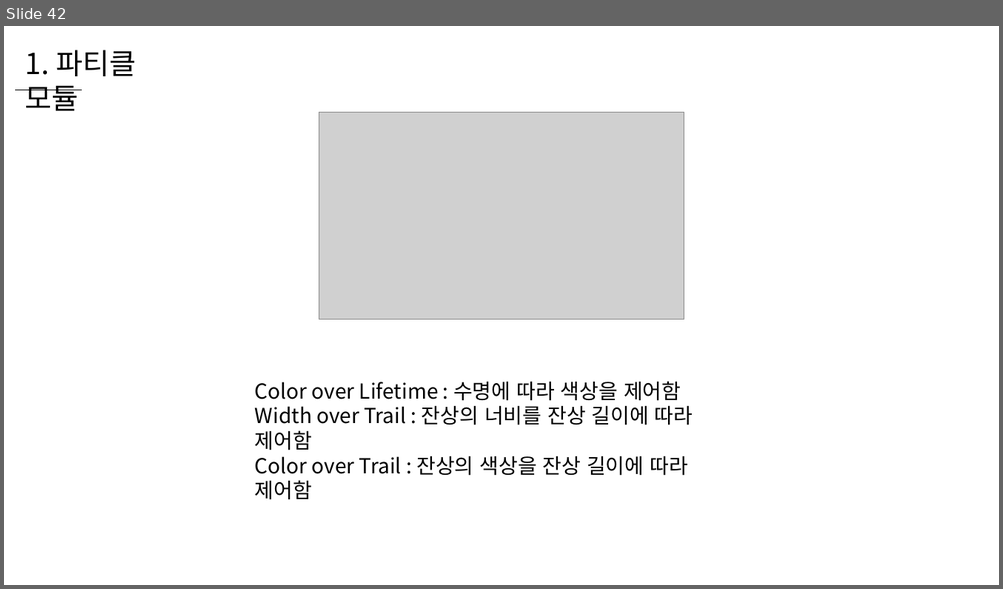
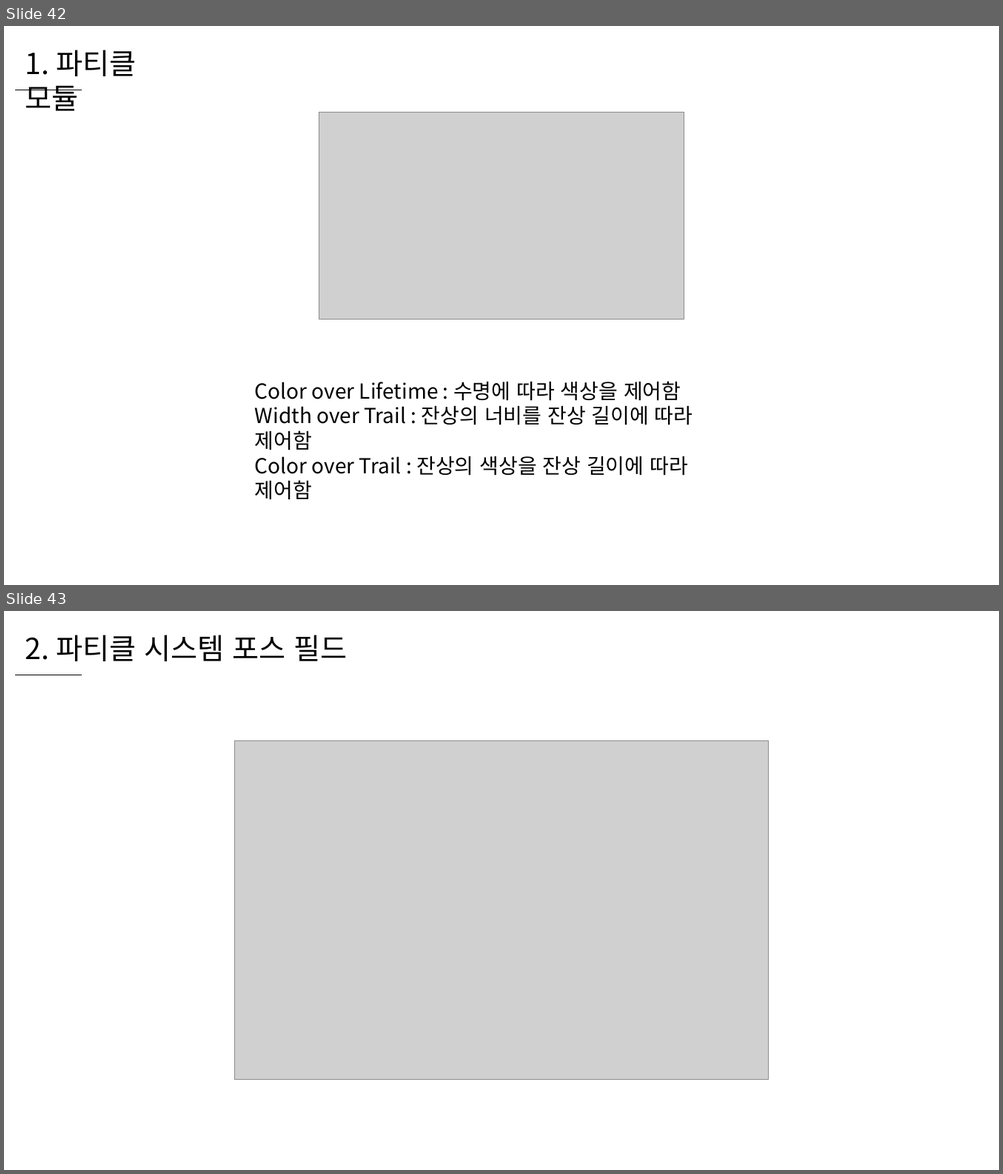
Before and after one commit to WooLyung/2022-Unity-Lecture, a slide deck: 3 - 파티클 응용.pptx. Shown one above the other, each under a label of ours: slide 42 before the commit, slides 42 and 43 after it. The pictures are 1003x589 and 1003x1174 pixels, drawn with LibreOffice and Linux fonts; fonts in the diff are those of the drawing; grey boxes stand for pictures. Boxes give left, top, right and bottom in pixels: in the first picture for what was removed or moved away, otherwise in the second. Text is boxed around its words. In the diff, an @@ line names an element or a change of style, - is before the commit and + after.

```diff
--- a/3 - 파티클 응용.pptx
+++ b/3 - 파티클 응용.pptx
@@ slide 43 added at bbox=[4, 611, 999, 1170], background #FFFFFF @@
@@ text added at bbox=[25, 635, 347, 661], 28 pt, text #000000 @@
+2. 파티클 시스템 포스 필드
@@ line added from (14, 675) to (82, 675), #000000 0.5 pt @@
@@ picture added at bbox=[235, 741, 768, 1079] @@
```
Also in this commit, not shown: 1 slide changed, 35 other slides added, 48 other files.
